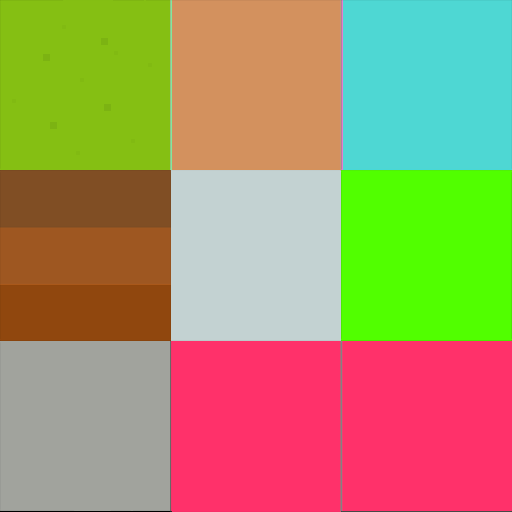
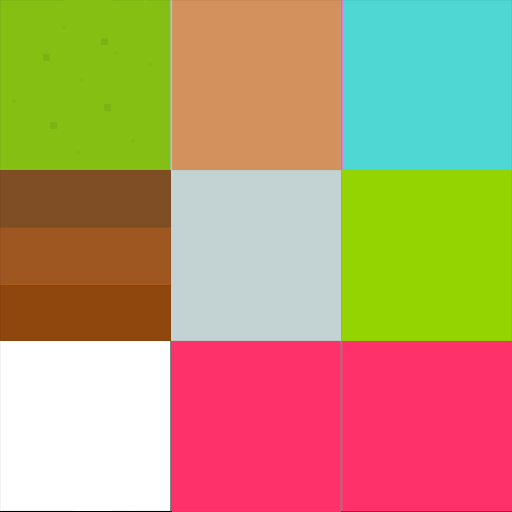
Before/after of a 512×512 layered artwork. What changed in the layer stack:
painted on "bg copy 4" (1st of 2) over [341, 170, 512, 341]
painted on "bg copy 5" (3rd of 3) over [0, 341, 171, 511]
